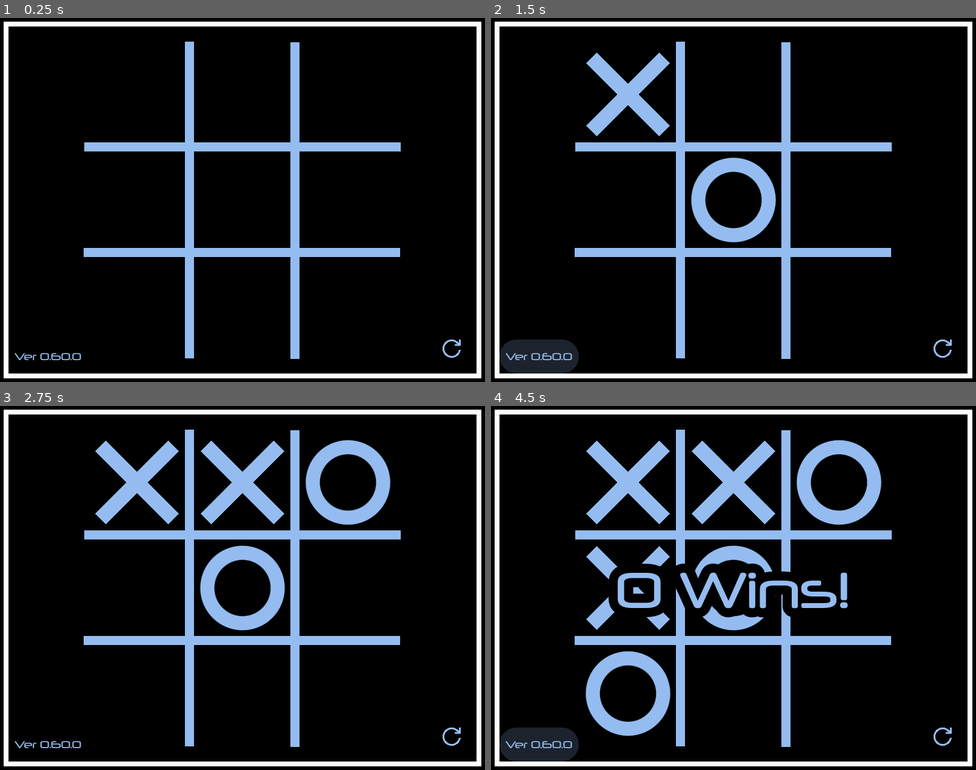
Above: before the commit, frames 1-4 (two rows, left to right).
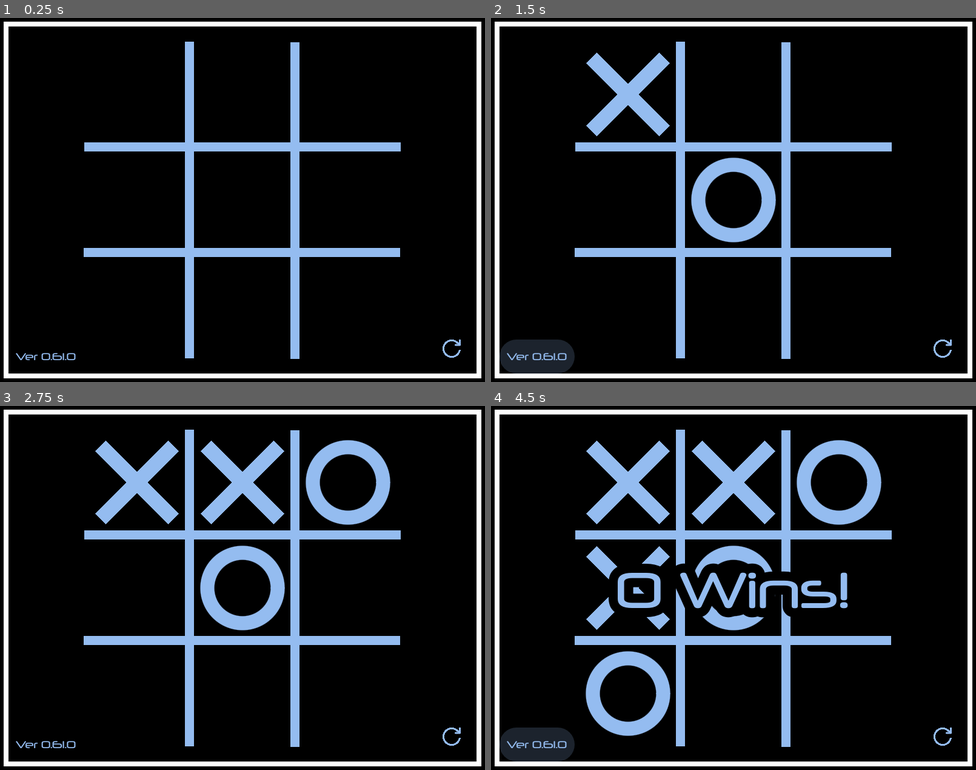
Above: after the commit, the same moments.

Repository: joshuafolkken/tic-tac-toe
Game: Godot game, scene res://scenes/main.tscn
The game is run twice, just before and just after one commit, with the same random seed, the same clock (stepped at 60 frames per second) and the same inputs.
Inputs (mouse positions are in pixels of both pictures, inside the frame that each line leads up to):
- Up to frame 1 (0.25 s): no input
- Up to frame 2 (1.5 s): click (626, 94) at 0.52 s; click "Ver 0.60.0" (after the commit: "Ver 0.61.0") at 1.25 s
- Up to frame 3 (2.75 s): click (242, 482) at 2.02 s
- Up to frame 4 (4.5 s): click "Ver 0.60.0" (after the commit: "Ver 0.61.0") at 2.75 s; click (626, 588) at 3.52 s; click "Ver 0.60.0" (after the commit: "Ver 0.61.0") at 4.25 s

The runs differ from the first frame. In frame 1, 0.1% of the frame differs, in the area x 3-17%, y 92-94%; in frame 2, 0.2%, in the area x 3-19%, y 88-98%; in frame 3, 0.1%; in frame 4, 0.2%.

Commit message:
position priority #203

Diff:
--- a/project.godot
+++ b/project.godot
@@ -11,7 +11,7 @@
 [application]
 
 config/name="Tic Tac Toe"
-config/version="0.60.0"
+config/version="0.61.0"
 run/main_scene="res://scenes/main.tscn"
 config/features=PackedStringArray("4.3", "GL Compatibility")
 config/icon="res://icon.svg"
--- a/src/lib/ai_strategy/minimax_strategy.gd
+++ b/src/lib/ai_strategy/minimax_strategy.gd
@@ -77,6 +77,15 @@
 	_nodes_evaluated = 0
 
 	var available_positions := _board.get_empty_positions()
+
+	if available_positions.size() >= BoardPosition.MAX_SIZE ** 2 - 1:
+		available_positions.sort_custom(
+			func(a: BoardPosition, b: BoardPosition) -> int:
+				return a.get_priority() > b.get_priority()
+		)
+
+		return available_positions[0]
+
 	var best_score := INITIAL_ALPHA
 	var best_position := available_positions[0]
 	var cell_status := CellStatus.from_game_player(_current_player)
--- a/src/lib/board_position.gd
+++ b/src/lib/board_position.gd
@@ -86,3 +86,13 @@
 
 func is_valid() -> bool:
 	return _row_index != INVALID_INDEX and _col_index != INVALID_INDEX
+
+
+func get_priority() -> int:
+	if _row_index == 1 and _col_index == 1:
+		return 2
+
+	if (_row_index == 0 or _row_index == 2) and (_col_index == 0 or _col_index == 2):
+		return 1
+
+	return 0
